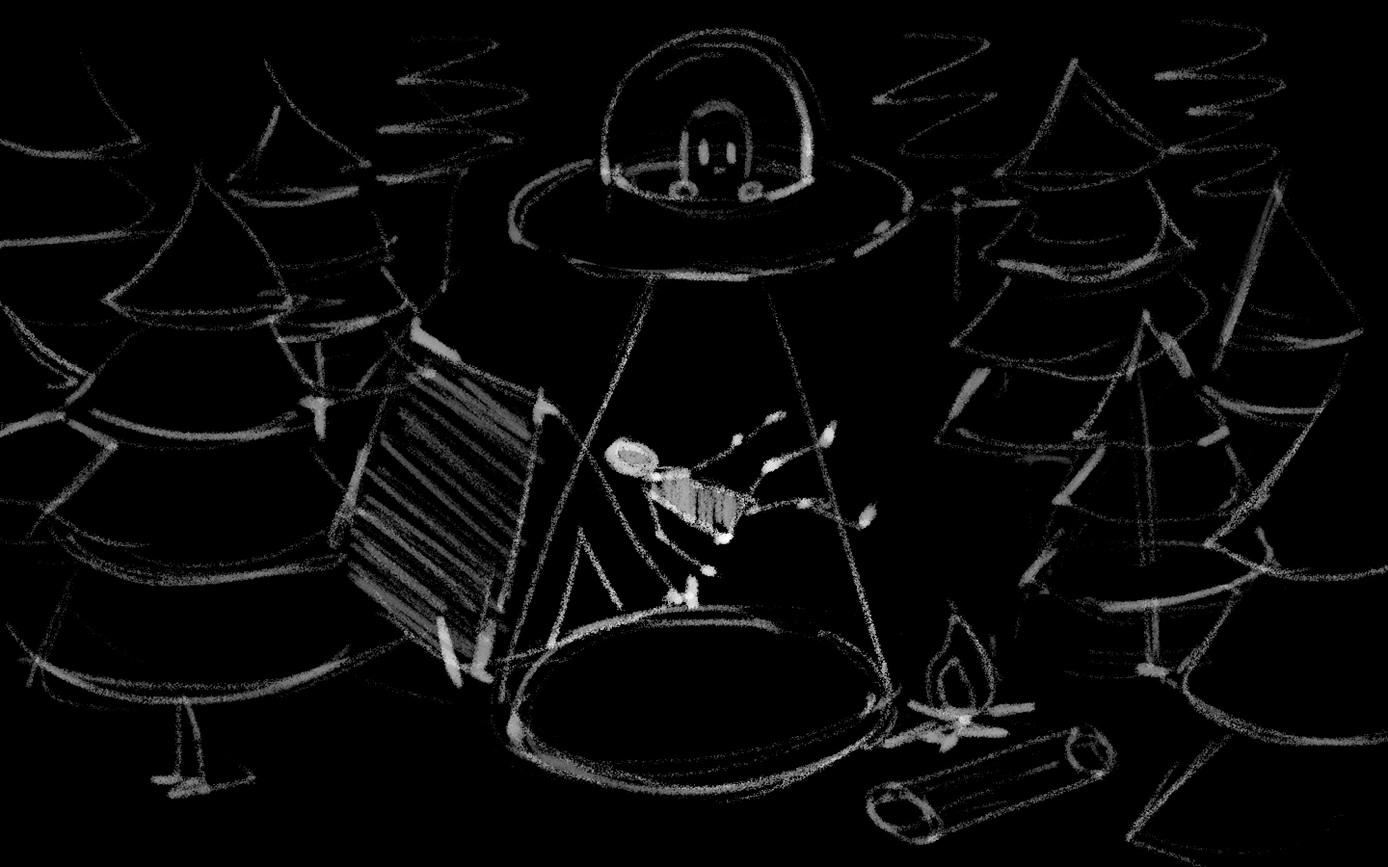
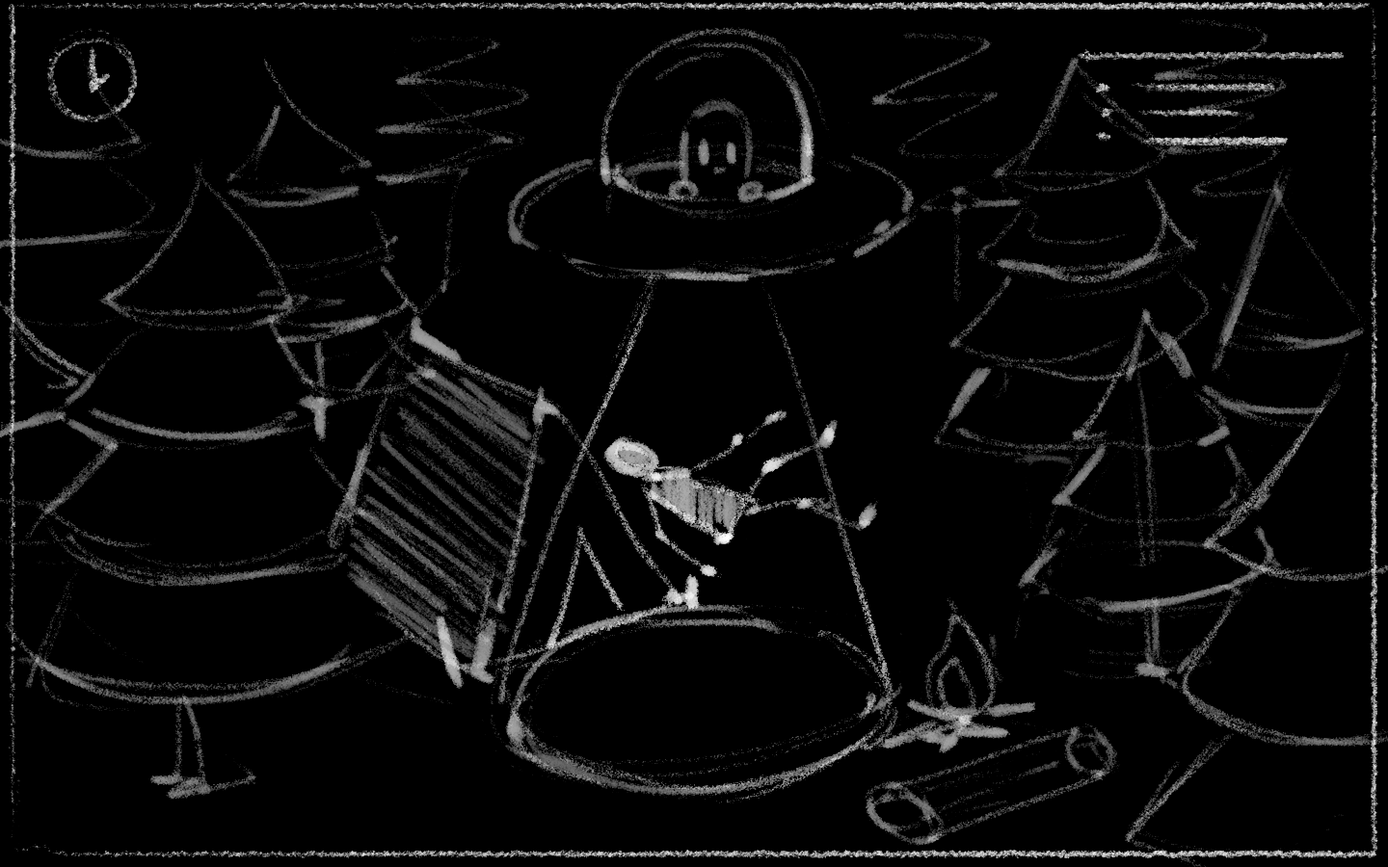
Comparing the layer stacks of the two 1388×867 images. Changes:
renamed "Layer 5" to "Layer 7", painted on it over bbox(7, 1, 1378, 859)
removed layer "Layer 4" from group "Artboard 1" over bbox(7, 18, 1378, 859)
removed layer "Layer 2" from group "Artboard 1" over bbox(7, 1, 1378, 859)
